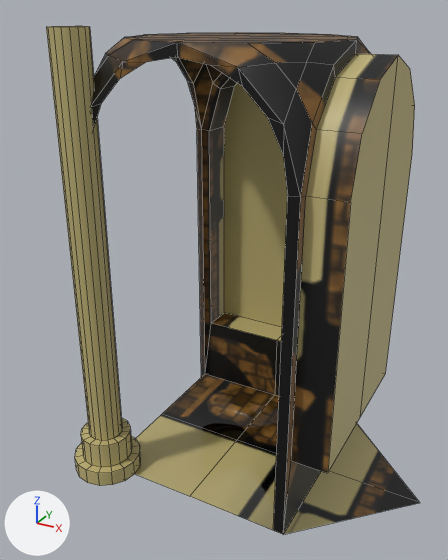
Before and after pictures for a commit that changed the FBX model Assets/Prefabs/Miles/V1/LeftTurns/LeftTurnV1.fbx.
Both versions are drawn from a camera (50 mm lens) standing at (4.55, -2.99, 2.64) and looking at (2.91, -0.02, 1.15). Lighting does not change. The marker at lower left points along +X, +Y and +Z. The picture after the commit comes second. Mesh edges are drawn as thin lines. Where no turn or scale is listed for an object, it has been applied to the vertices. Vertices at exactly the same position are counted once.

The older version as bpy lines, for what is in view:
```python
mat_accent = principled_material('Accent')
mat_accent.texture = img_straightv1baked_png
mat_floor = principled_material('Floor')
mat_floor.texture = img_straightv1baked_png
mat_floor.roughness = 0.05
me_plane_005 = bpy.data.meshes.new('Plane.005')
me_plane_005.from_pydata(...)  # 265 vertices, 239 faces; spans x -0.8..1.2, y -0.8..1.2, z 0.0..2.55
# faces by material slot: [9, 112, 118]
me_plane_005.materials.append(mat_floor)  # picture img_straightv1baked_png
me_plane_005.materials.append(mat_accent)  # picture img_straightv1baked_png
me_plane_005.materials.append(mat_mainwall)  # yellow #bfb177
ob_leftturnv1 = bpy.data.objects.new('LeftTurnV1', me_plane_005)
ob_leftturnv1.location = (3.0, 0.0, 0.0)
```
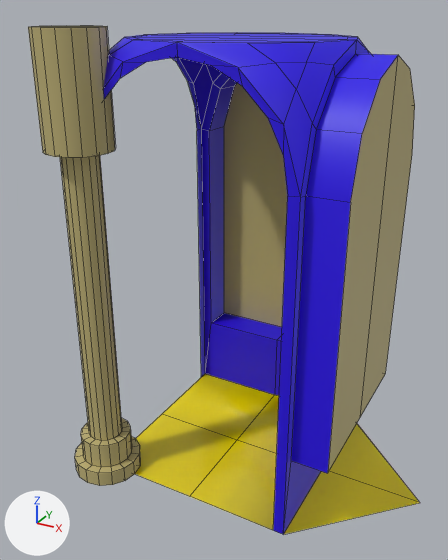
What differs and where, as boxes [x1, y1, x2, y2] in the pictures (448 x 560 px):
'LeftTurnV1', surface changed, reshaped
    before: [46, 26, 420, 534]
    after: [28, 26, 420, 534]
part 1 of me_plane_005, built on
    before: [46, 27, 122, 441]
    after: [28, 26, 122, 441]

The edits, one by one:
In material 'Floor' (mat_floor), texture is no longer img_straightv1baked_png.
In material 'Floor' (mat_floor), base_color is now set to (0.8, 0.649, 0.0), yellow #e7d300.
In material 'Accent' (mat_accent), texture is no longer img_straightv1baked_png.
In material 'Accent' (mat_accent), base_color is now set to (0.0212, 0.0, 0.8), blue #2800e7.
me_plane_005 is used by ob_leftturnv1; location (3.0, 0.0, 0.0).
me_plane_005 had 265 vertices, 239 faces and spanned x -0.8..1.2, y -0.8..1.2, z 0.0..2.55.
me_plane_005 now has 313 vertices, 287 faces and spans x -0.8..1.2, y -0.8..1.2, z 0.0..2.55.
Part 1, on me_plane_005:
16 faces are deleted.
16 vertices are added at x -0.78..-0.42, y -0.78..-0.42, z 1.98.
16 new vertices lie (0.0, 0.0, 1.72) away from vertices in x -0.7..-0.5, y -0.7..-0.5, z 0.26.
16 new vertices lie (0.0, 0.0, 0.57) away from vertices in x -0.78..-0.42, y -0.78..-0.42, z 1.98.
64 new faces join them, mat_mainwall (yellow #bfb177).
